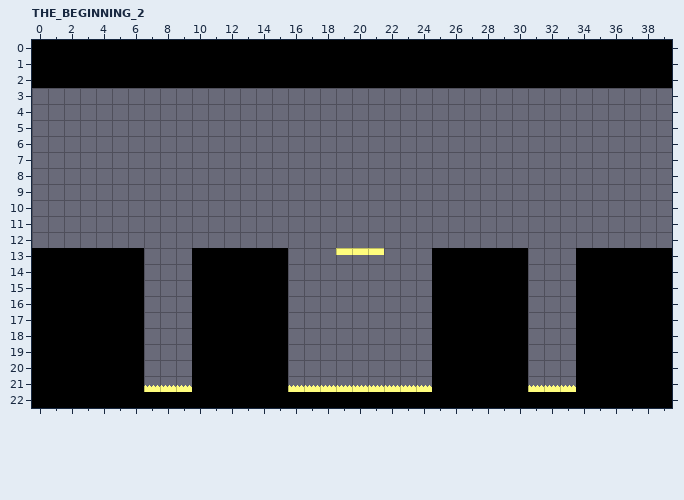
Two versions of a level (LDtk project, Assets/LDtk/level_1.ldtk). Above is the file before it was changed.
Cells are 16x16 px. Shown: THE_BEGINNING_2 x 0..39, y 0..22. The commit also changed other parts of the map, which this record leaves out.
The same view after the edit:
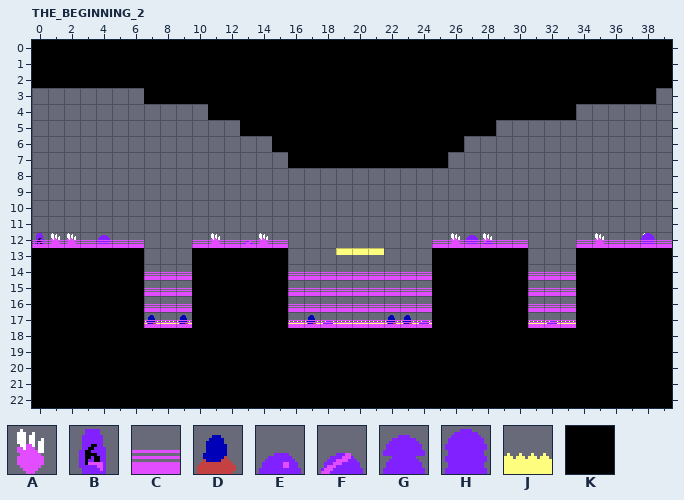
Key: from "DECOR": A 0, B 35, C 56, D 74, E 97, F 98, G 99, H 100; from "ENTITIES": J 16; from "GROUND": K 0.
_ is an empty cell.
Change:
Layer "GROUND":
y 3: x 7..38 ________________________________ -> KKKKKKKKKKKKKKKKKKKKKKKKKKKKKKKK
y 4: x 11..33 _______________________ -> KKKKKKKKKKKKKKKKKKKKKKK
y 5: x 13..28 ________________ -> KKKKKKKKKKKKKKKK
y 6: x 15..26 ____________ -> KKKKKKKKKKKK
y 7: x 16..25 __________ -> KKKKKKKKKK
y 18..21: x 7..9 ___ -> KKK; x 16..24 _________ -> KKKKKKKKK; x 31..33 ___ -> KKK
Layer "ENTITIES":
y 17: x 7..9 ___ -> JJJ; x 16..24 _________ -> JJJJJJJJJ; x 31..33 ___ -> JJJ
y 21: x 7..9 JJJ -> ___; x 16..24 JJJJJJJJJ -> _________; x 31..33 JJJ -> ___
Layer "BACKGROUND_000":
y 12: x 1..2 __ -> AA; x 11 _ -> A; x 14 _ -> A; x 26 _ -> A; x 28 _ -> A; x 35 _ -> A; x 38 _ -> A
Layer "BACKGROUND_100":
y 12: x 4 _ -> G; x 13 _ -> F; x 28 _ -> E; x 38 _ -> H
y 17: x 7 _ -> D; x 9 _ -> D; x 17 _ -> D; x 22..23 __ -> DD
Layer "BACKGROUND_200":
y 12: x 0 _ -> B; x 27 _ -> G
y 17: x 18 _ -> E; x 24 _ -> E; x 32 _ -> E
Layer "FOG":
y 12: x 0..6 _______ -> CCCCCCC; x 10..15 ______ -> CCCCCC; x 25..30 ______ -> CCCCCC; x 34..39 ______ -> CCCCCC
y 14..17: x 7..9 ___ -> CCC; x 16..24 _________ -> CCCCCCCCC; x 31..33 ___ -> CCC
Pixel boxes of the changes (left, top, right, bottom) in both pictures:
added: (144, 88, 656, 168)
added: (32, 233, 144, 248)
added: (192, 233, 288, 248)
added: (432, 233, 528, 248)
added: (576, 233, 672, 248)
changed: (144, 272, 192, 392)
changed: (288, 272, 432, 392)
changed: (528, 272, 576, 392)
